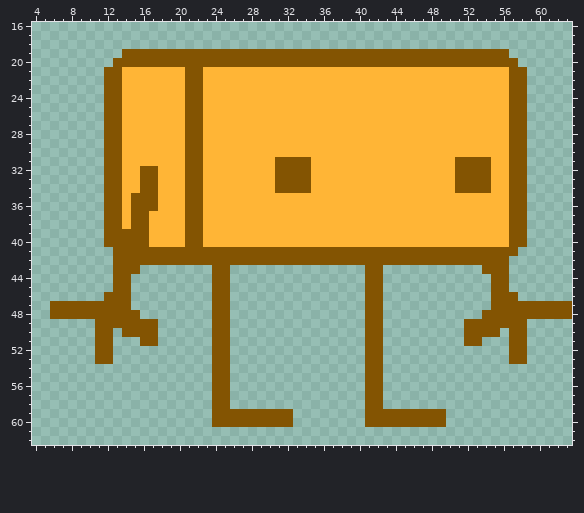
One commit to this pixel-art file: Assets/Cousas de uma cena para as outras/Roberto/Roberto teste libresprite.ase. That is the earlier state.
64x64 pixels, 1 frame. Shown: x 4..63, y 16..62.
The same view after the edit:
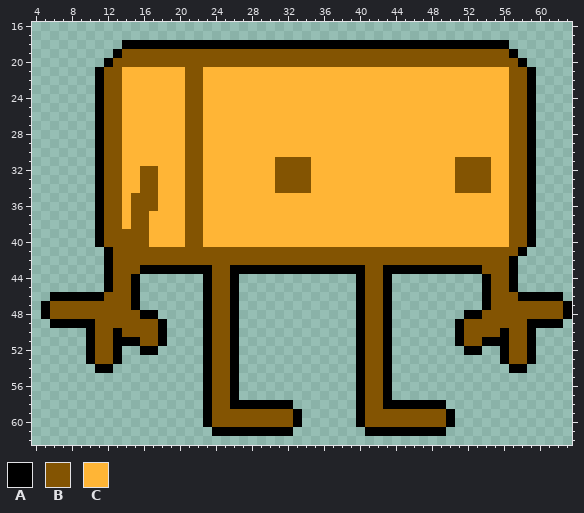
Palette (. is transparent): A #000000  B #835402  C #ffb536
Changes in this commit:
layer "contorno" added
layer "Layer 2" added
--- layers "Layer 2", "contorno"
@@ x 4..63 @@
 17 ............................................................
-18 ............................................................
-19 ..........BBBBBBBBBBBBBBBBBBBBBBBBBBBBBBBBBBBBBBBBBBB.......
-20 .........BBBBBBBBBBBBBBBBBBBBBBBBBBBBBBBBBBBBBBBBBBBBB......
-21 ........BBCCCCCCCBBCCCCCCCCCCCCCCCCCCCCCCCCCCCCCCCCCCBB.....
-22 ........BBCCCCCCCBBCCCCCCCCCCCCCCCCCCCCCCCCCCCCCCCCCCBB.....
-23 ........BBCCCCCCCBBCCCCCCCCCCCCCCCCCCCCCCCCCCCCCCCCCCBB.....
-24 ........BBCCCCCCCBBCCCCCCCCCCCCCCCCCCCCCCCCCCCCCCCCCCBB.....
-25 ........BBCCCCCCCBBCCCCCCCCCCCCCCCCCCCCCCCCCCCCCCCCCCBB.....
-26 ........BBCCCCCCCBBCCCCCCCCCCCCCCCCCCCCCCCCCCCCCCCCCCBB.....
-27 ........BBCCCCCCCBBCCCCCCCCCCCCCCCCCCCCCCCCCCCCCCCCCCBB.....
-28 ........BBCCCCCCCBBCCCCCCCCCCCCCCCCCCCCCCCCCCCCCCCCCCBB.....
-29 ........BBCCCCCCCBBCCCCCCCCCCCCCCCCCCCCCCCCCCCCCCCCCCBB.....
-30 ........BBCCCCCCCBBCCCCCCCCCCCCCCCCCCCCCCCCCCCCCCCCCCBB.....
-31 ........BBCCCCCCCBBCCCCCCCCBBBBCCCCCCCCCCCCCCCCBBBBCCBB.....
-32 ........BBCCBBCCCBBCCCCCCCCBBBBCCCCCCCCCCCCCCCCBBBBCCBB.....
-33 ........BBCCBBCCCBBCCCCCCCCBBBBCCCCCCCCCCCCCCCCBBBBCCBB.....
-34 ........BBCCBBCCCBBCCCCCCCCBBBBCCCCCCCCCCCCCCCCBBBBCCBB.....
-35 ........BBCBBBCCCBBCCCCCCCCCCCCCCCCCCCCCCCCCCCCCCCCCCBB.....
-36 ........BBCBBBCCCBBCCCCCCCCCCCCCCCCCCCCCCCCCCCCCCCCCCBB.....
-37 ........BBCBBCCCCBBCCCCCCCCCCCCCCCCCCCCCCCCCCCCCCCCCCBB.....
-38 ........BBCBBCCCCBBCCCCCCCCCCCCCCCCCCCCCCCCCCCCCCCCCCBB.....
-39 ........BBBBBCCCCBBCCCCCCCCCCCCCCCCCCCCCCCCCCCCCCCCCCBB.....
-40 ........BBBBBCCCCBBCCCCCCCCCCCCCCCCCCCCCCCCCCCCCCCCCCBB.....
-41 .........BBBBBBBBBBBBBBBBBBBBBBBBBBBBBBBBBBBBBBBBBBBBB......
-42 .........BBBBBBBBBBBBBBBBBBBBBBBBBBBBBBBBBBBBBBBBBBBB.......
-43 .........BBB........BB...............BB...........BBB.......
-44 .........BB.........BB...............BB............BB.......
-45 .........BB.........BB...............BB............BB.......
-46 ........BBB.........BB...............BB............BBB......
-47 ..BBBBBBBBB.........BB...............BB............BBBBBBBBB
-48 ..BBBBBBBBBB........BB...............BB...........BBBBBBBBBB
-49 .......BBBBBBB......BB...............BB.........BBBBBBB.....
-50 .......BB.BBBB......BB...............BB.........BBBB.BB.....
-51 .......BB...BB......BB...............BB.........BB...BB.....
-52 .......BB...........BB...............BB..............BB.....
-53 .......BB...........BB...............BB..............BB.....
-54 ....................BB...............BB.....................
-55 ....................BB...............BB.....................
-56 ....................BB...............BB.....................
-57 ....................BB...............BB.....................
-58 ....................BB...............BB.....................
-59 ....................BBBBBBBBB........BBBBBBBBB..............
-60 ....................BBBBBBBBB........BBBBBBBBB..............
-61 ............................................................
+18 ..........AAAAAAAAAAAAAAAAAAAAAAAAAAAAAAAAAAAAAAAAAAA.......
+19 .........ABBBBBBBBBBBBBBBBBBBBBBBBBBBBBBBBBBBBBBBBBBBA......
+20 ........ABBBBBBBBBBBBBBBBBBBBBBBBBBBBBBBBBBBBBBBBBBBBBA.....
+21 .......ABBCCCCCCCBBCCCCCCCCCCCCCCCCCCCCCCCCCCCCCCCCCCBBA....
+22 .......ABBCCCCCCCBBCCCCCCCCCCCCCCCCCCCCCCCCCCCCCCCCCCBBA....
+23 .......ABBCCCCCCCBBCCCCCCCCCCCCCCCCCCCCCCCCCCCCCCCCCCBBA....
+24 .......ABBCCCCCCCBBCCCCCCCCCCCCCCCCCCCCCCCCCCCCCCCCCCBBA....
+25 .......ABBCCCCCCCBBCCCCCCCCCCCCCCCCCCCCCCCCCCCCCCCCCCBBA....
+26 .......ABBCCCCCCCBBCCCCCCCCCCCCCCCCCCCCCCCCCCCCCCCCCCBBA....
+27 .......ABBCCCCCCCBBCCCCCCCCCCCCCCCCCCCCCCCCCCCCCCCCCCBBA....
+28 .......ABBCCCCCCCBBCCCCCCCCCCCCCCCCCCCCCCCCCCCCCCCCCCBBA....
+29 .......ABBCCCCCCCBBCCCCCCCCCCCCCCCCCCCCCCCCCCCCCCCCCCBBA....
+30 .......ABBCCCCCCCBBCCCCCCCCCCCCCCCCCCCCCCCCCCCCCCCCCCBBA....
+31 .......ABBCCCCCCCBBCCCCCCCCBBBBCCCCCCCCCCCCCCCCBBBBCCBBA....
+32 .......ABBCCBBCCCBBCCCCCCCCBBBBCCCCCCCCCCCCCCCCBBBBCCBBA....
+33 .......ABBCCBBCCCBBCCCCCCCCBBBBCCCCCCCCCCCCCCCCBBBBCCBBA....
+34 .......ABBCCBBCCCBBCCCCCCCCBBBBCCCCCCCCCCCCCCCCBBBBCCBBA....
+35 .......ABBCBBBCCCBBCCCCCCCCCCCCCCCCCCCCCCCCCCCCCCCCCCBBA....
+36 .......ABBCBBBCCCBBCCCCCCCCCCCCCCCCCCCCCCCCCCCCCCCCCCBBA....
+37 .......ABBCBBCCCCBBCCCCCCCCCCCCCCCCCCCCCCCCCCCCCCCCCCBBA....
+38 .......ABBCBBCCCCBBCCCCCCCCCCCCCCCCCCCCCCCCCCCCCCCCCCBBA....
+39 .......ABBBBBCCCCBBCCCCCCCCCCCCCCCCCCCCCCCCCCCCCCCCCCBBA....
+40 .......ABBBBBCCCCBBCCCCCCCCCCCCCCCCCCCCCCCCCCCCCCCCCCBBA....
+41 ........ABBBBBBBBBBBBBBBBBBBBBBBBBBBBBBBBBBBBBBBBBBBBBA.....
+42 ........ABBBBBBBBBBBBBBBBBBBBBBBBBBBBBBBBBBBBBBBBBBBBA......
+43 ........ABBBAAAAAAAABBAAAAAAAAAAAAAAABBAAAAAAAAAAABBBA......
+44 ........ABBA.......ABBA.............ABBA..........ABBA......
+45 ........ABBA.......ABBA.............ABBA..........ABBA......
+46 ..AAAAAABBBA.......ABBA.............ABBA..........ABBBAAAAA.
+47 .ABBBBBBBBBA.......ABBA.............ABBA..........ABBBBBBBBA
+48 .ABBBBBBBBBBAA.....ABBA.............ABBA........AABBBBBBBBBA
+49 ..AAAAABBBBBBBA....ABBA.............ABBA.......ABBBBBBBAAAA.
+50 ......ABBABBBBA....ABBA.............ABBA.......ABBBBABBA....
+51 ......ABBAAABBA....ABBA.............ABBA.......ABBAAABBA....
+52 ......ABBA..AA.....ABBA.............ABBA........AA..ABBA....
+53 ......ABBA.........ABBA.............ABBA............ABBA....
+54 .......AA..........ABBA.............ABBA.............AA.....
+55 ...................ABBA.............ABBA....................
+56 ...................ABBA.............ABBA....................
+57 ...................ABBA.............ABBA....................
+58 ...................ABBAAAAAAA.......ABBAAAAAAA..............
+59 ...................ABBBBBBBBBA......ABBBBBBBBBA.............
+60 ...................ABBBBBBBBBA......ABBBBBBBBBA.............
+61 ....................AAAAAAAAA........AAAAAAAAA..............
 62 ............................................................
